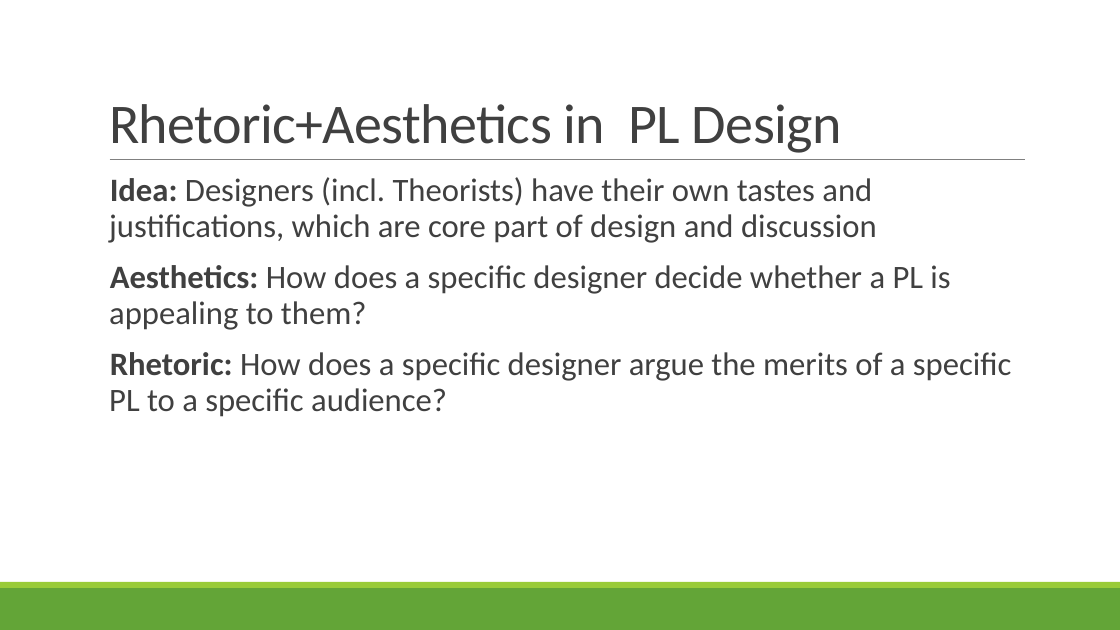
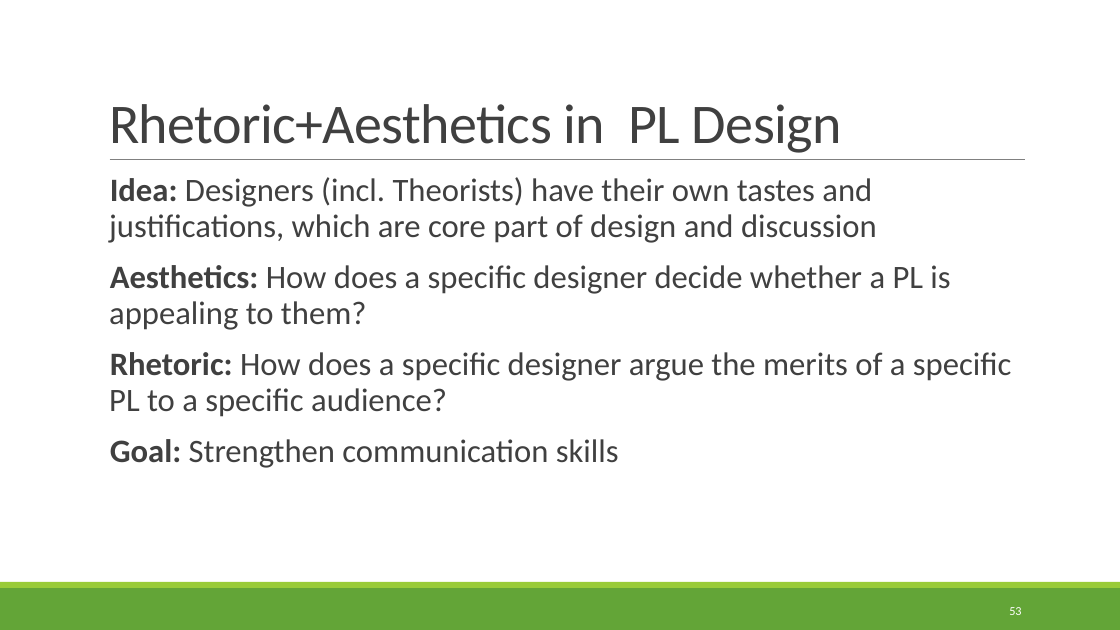
Before and after one commit to rbohrer/pl-course, a slide deck: slide 53 of LectureSlides/08Design1.pptx (slide 50 before the commit). Drawn at 1120x630 pixels with LibreOffice and Linux fonts; fonts in the diff are those of the drawing. Boxes give left, top, right and bottom in pixels: in the first picture for what was removed or moved away, otherwise in the second. Text is boxed around its words. In the diff, an @@ line names an element or a change of style, - is before the commit and + after.

```diff
--- a/LectureSlides/08Design1.pptx
+++ b/LectureSlides/08Design1.pptx
@@ text at (110, 439, 619, 468): paragraph added @@
+  Goal: Strengthen communication skills
@@ page number added at (1009, 607, 1021, 615), 10.5 pt, text #FFFFFF @@
+53
```
Also in this commit, not shown: 56 other slides changed, 3 slides added.
